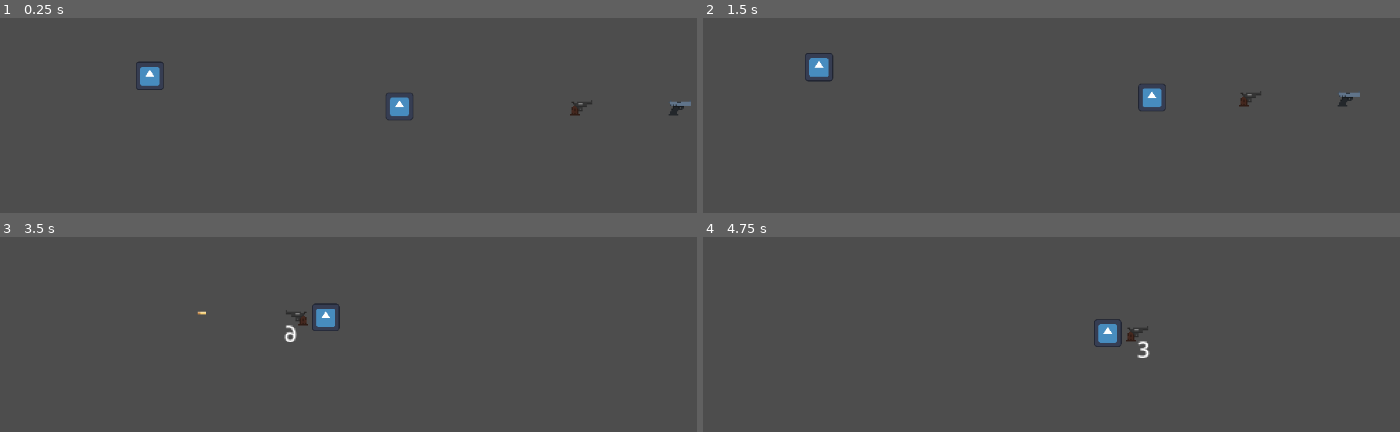
Above: before the commit, frames 1-4 (two rows, left to right).
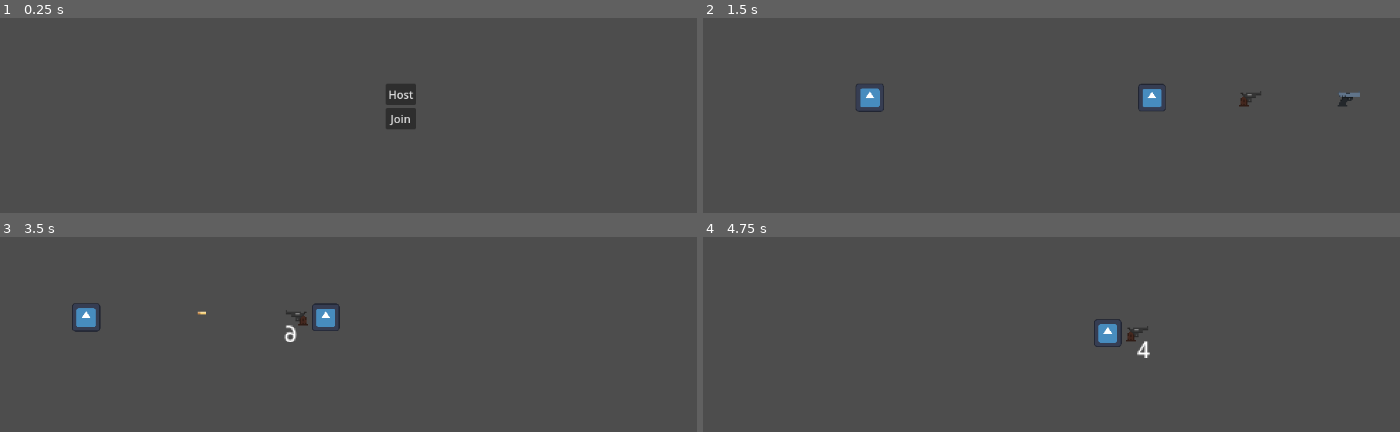
Above: after the commit, the same moments.

Repository: 1MochaChan1/bang
Game: Godot game, scene res://systems/ui/menu/MainMenu.tscn
Same seed, same stepped clock (60 frames per second), same inputs: the game is played once before the commit and once after it. Before the commit the project starts from res://levels/GameManager.tscn. The engine's default icon, where the game draws it, is replaced by a stand-in: a white triangle on a blue panel in a dark square.
Inputs (mouse positions are in pixels of both pictures, inside the frame that each line leads up to):
- Up to frame 1 (0.25 s): no input
- Up to frame 2 (1.5 s): click (1107, 94) at 0.5 s, where only the run after the commit has a clickable "Host"; tap Enter (shoot) at 1.25 s; hold D (right) from 1.28 s (still down); hold Enter (shoot) from 1.28 s (still down)
- Up to frame 3 (3.5 s): tap Space (jump) at 1.52, 2.27 s; release Enter (shoot) at 2.03 s; tap Enter (shoot) at 2.1 s; release D (right) at 2.78 s; hold A (left) from 2.78 s (still down); hold Enter (shoot) from 2.78 s (still down)
- Up to frame 4 (4.75 s): release A (left) at 3.53 s; release Enter (shoot) at 3.53 s; hold D (right) from 3.53 s (still down); tap Enter (shoot) at 3.6 s; tap Space (jump) at 3.77, 4.52 s; hold Enter (shoot) from 4.28 s (still down)

The runs differ from the first frame. In frame 1, 1.5% of the frame differs, in the area x 19-100%, y 22-57%; in frame 2, 0.8%; in frame 3, 0.4%; in frame 4, 0.1%.

Commit message:
networking WIP

Diff:
--- /dev/null
+++ b/levels/MultiplayerGameManager.tscn
@@ -0,0 +1,6 @@
+[gd_scene load_steps=2 format=3 uid="uid://cdxdpisewfhne"]
+
+[ext_resource type="Script" path="res://levels/multiplayer_gm.gd" id="1_f8d8h"]
+
+[node name="MultiplayerGameManager" type="Node2D"]
+script = ExtResource("1_f8d8h")
--- /dev/null
+++ b/levels/multiplayer_gm.gd
@@ -0,0 +1,11 @@
+extends Node2D
+
+
+# Called when the node enters the scene tree for the first time.
+func _ready():
+	pass # Replace with function body.
+
+
+# Called every frame. 'delta' is the elapsed time since the previous frame.
+func _process(delta):
+	pass
--- a/project.godot
+++ b/project.godot
@@ -11,7 +11,7 @@
 [application]
 
 config/name="Bang"
-run/main_scene="res://levels/GameManager.tscn"
+run/main_scene="res://systems/ui/menu/MainMenu.tscn"
 config/features=PackedStringArray("4.0", "Forward Plus")
 config/icon="res://icon.svg"
 
--- a/systems/ai/enemy.gd
+++ b/systems/ai/enemy.gd
@@ -12,14 +12,13 @@
 
 
 func _process(_delta):
-	pass
-#	weapon.shoot()
-#	if(!is_getting_knocked_back):
-#		velocity.x = SPEED
-#		velocity.y += GRAVITY * _delta
-#	else:
-#		velocity = knockback
-#	move_and_slide()
+	weapon.shoot()
+	if(!is_getting_knocked_back):
+		velocity.x = SPEED
+		velocity.y += GRAVITY * _delta
+	else:
+		velocity = knockback
+	move_and_slide()
 
 
 func add_knockback(dir:Vector2):
--- a/systems/arsenal/res/bullet_pistol.tres
+++ b/systems/arsenal/res/bullet_pistol.tres
@@ -9,6 +9,6 @@
 
 [resource]
 script = ExtResource("1_3wabf")
-knockback = 1000.0
+knockback = 450.0
 speed = 500.0
 sprite = SubResource("AtlasTexture_3nl43")
--- a/systems/arsenal/res/bullet_revolver.tres
+++ b/systems/arsenal/res/bullet_revolver.tres
@@ -9,6 +9,6 @@
 
 [resource]
 script = ExtResource("1_bsnno")
-knockback = 780.0
-speed = 500.0
+knockback = 1000.0
+speed = 700.0
 sprite = SubResource("AtlasTexture_pc0x3")
--- a/systems/arsenal/res/weapon_revolver.tres
+++ b/systems/arsenal/res/weapon_revolver.tres
@@ -10,8 +10,8 @@
 
 [resource]
 script = ExtResource("1_06jjl")
-fire_rate = 3.0
+fire_rate = 2.0
 max_ammo = 6
 bullet = ExtResource("1_6r8r3")
-reload_time = 1.5
+reload_time = 1.75
 sprite = SubResource("AtlasTexture_sj372")
--- /dev/null
+++ b/systems/ui/menu/MainMenu.tscn
@@ -0,0 +1,35 @@
+[gd_scene load_steps=2 format=3 uid="uid://baaqctb7xb5jx"]
+
+[ext_resource type="Script" path="res://systems/ui/menu/main_menu.gd" id="1_hf3ug"]
+
+[node name="Control" type="Control"]
+layout_mode = 3
+anchors_preset = 8
+anchor_left = 0.5
+anchor_top = 0.5
+anchor_right = 0.5
+anchor_bottom = 0.5
+offset_left = -20.0
+offset_top = -20.0
+offset_right = 29.0
+offset_bottom = 52.0
+grow_horizontal = 2
+grow_vertical = 2
+script = ExtResource("1_hf3ug")
+
+[node name="GridContainer" type="GridContainer" parent="."]
+layout_mode = 0
+offset_right = 44.0
+offset_bottom = 66.0
+metadata/_edit_use_anchors_ = true
+
+[node name="Host" type="Button" parent="GridContainer"]
+layout_mode = 2
+text = "Host"
+
+[node name="Join" type="Button" parent="GridContainer"]
+layout_mode = 2
+text = "Join"
+
+[connection signal="pressed" from="GridContainer/Host" to="." method="_on_host_pressed"]
+[connection signal="pressed" from="GridContainer/Join" to="." method="_on_join_pressed"]
--- /dev/null
+++ b/systems/ui/menu/main_menu.gd
@@ -0,0 +1,18 @@
+extends Control
+
+
+# Called when the node enters the scene tree for the first time.
+func _ready():
+	pass # Replace with function body.
+
+
+# Called every frame. 'delta' is the elapsed time since the previous frame.
+func _process(delta):
+	pass
+
+
+func _on_host_pressed():
+	get_tree().change_scene_to_file("res://levels/GameManager.tscn")
+
+func _on_join_pressed():
+	get_tree().change_scene_to_file("res://levels/GameManager.tscn")
